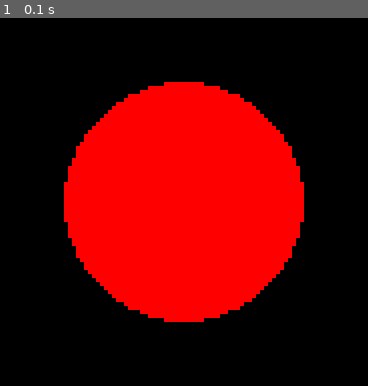
Above: before the commit, frame 1.
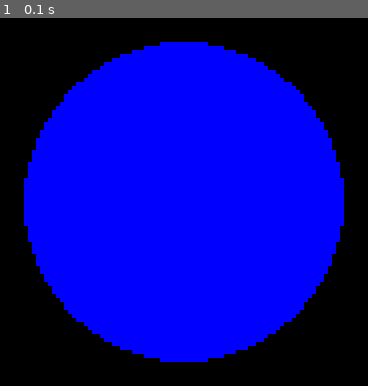
Above: after the commit, the same moment.

Repository: sagieppel/PyGame2
Game: pygame game, started from Lesson2.py
Same seed, same stepped clock (60 frames per second), same inputs: the game is played once before the commit and once after it.
Inputs:
- Up to frame 1 (0.1 s): no input

The runs differ from the first frame. In frame 1, 59% of the frame differs, in the area x 6-94%, y 6-94%.

Commit message:
Update Lesson2.py

Diff:
--- a/Lesson2.py
+++ b/Lesson2.py
@@ -6,15 +6,12 @@
 screensize=700
 screen=pygame.display.set_mode([screensize,screensize]) #
 
-red=255
-green=0
-blue=0
+circle = {}
+circle["color"] = [0,0,255]
+circle["x"] = 100
+circle["y"] = 100
+circle["radius"] = 40
 
-x = 100
-y = 100
-size = 30
-
-
-for i in range(10000):
-  pygame.draw.circle(screen, [red,green,blue], [x,y], size)
+for i in range(1000000):
+  pygame.draw.circle(screen, circle["color"], [circle["x"],circle["y"]], circle["radius"])
   pygame.display.update()
